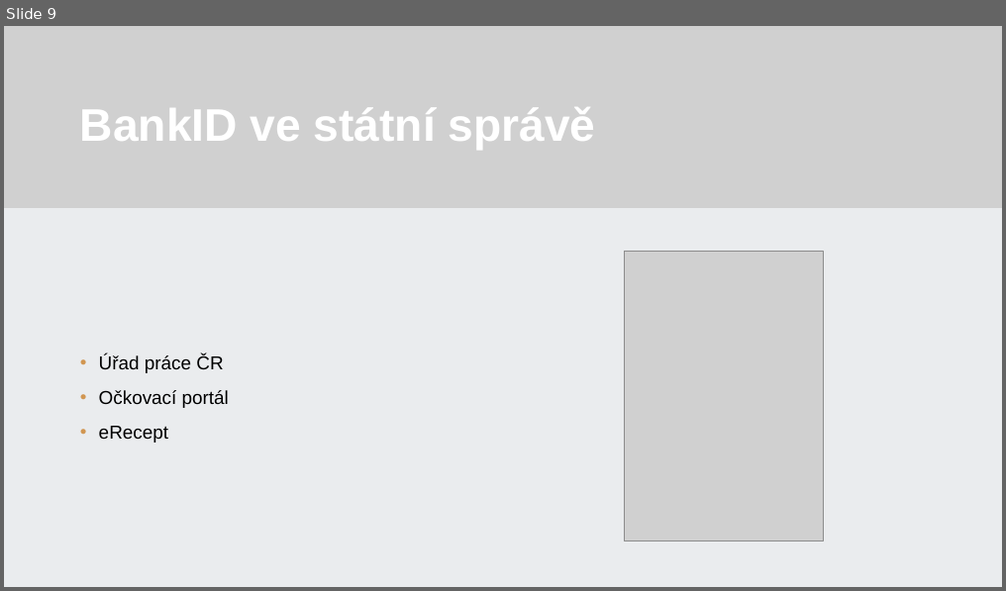
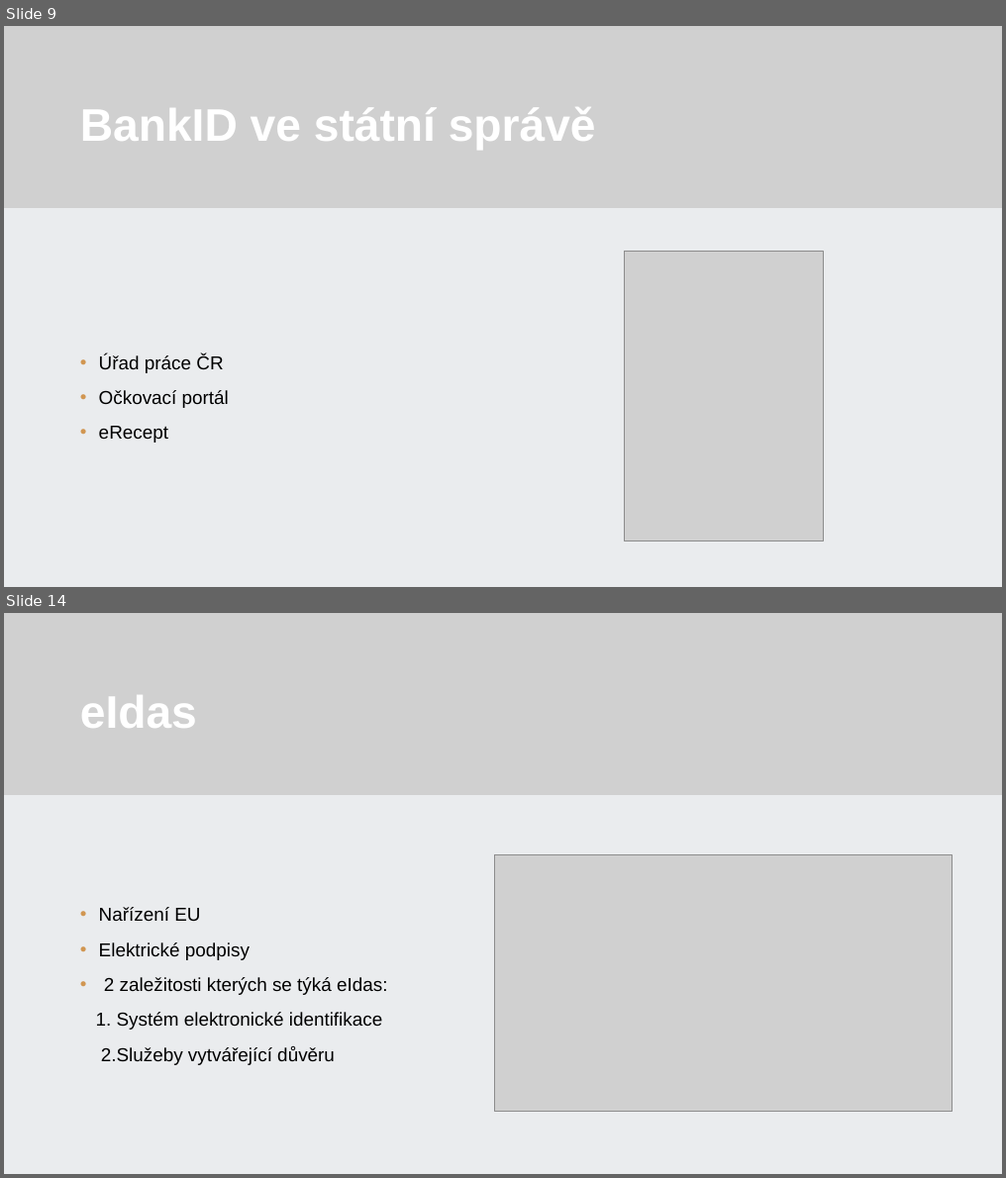
Before and after one commit to 22maixner/prezentace, a slide deck: Maixner.pptx. Shown one above the other, each under a label of ours: slide 9 before the commit, slides 9 and 14 after it; the slides between them are not shown. The pictures are 1006x591 and 1006x1178 pixels, drawn with LibreOffice and Linux fonts; fonts in the diff are those of the drawing; grey boxes stand for pictures; background and template pictures are left out. Boxes give left, top, right and bottom in pixels: in the first picture for what was removed or moved away, otherwise in the second. Text is boxed around its words. In the diff, an @@ line names an element or a change of style, - is before the commit and + after.

```diff
--- a/Maixner.pptx
+++ b/Maixner.pptx
@@ slide 14 added at (4,613,1002,1174), background #FFFFFF @@
@@ rectangle added at (4,613,1002,1174), fill #FFFFFF @@
@@ rectangle added at (4,613,1002,1174), fill #E2E5E8 at 70% opacity @@
@@ rectangle added at (4,613,1002,795), fill #5B4933 @@
@@ picture added at (4,613,1002,795) @@
@@ title added at (80,695,197,728), 44 pt, text #FFFFFF, bold @@
+eIdas
@@ picture added at (495,855,952,1111) @@
@@ text added at (96,907,387,1065), 18 pt, text #000000 @@
+• Nařízení EU
+• Elektrické podpisy
+• 2 zaležitosti kterých se týká eIdas:
+1. Systém elektronické identifikace
+2.Služeby vytvářející důvěru
```
Also in this commit, not shown: 3 slides changed, 7 other slides added, 10 slides removed, 1 other file.
